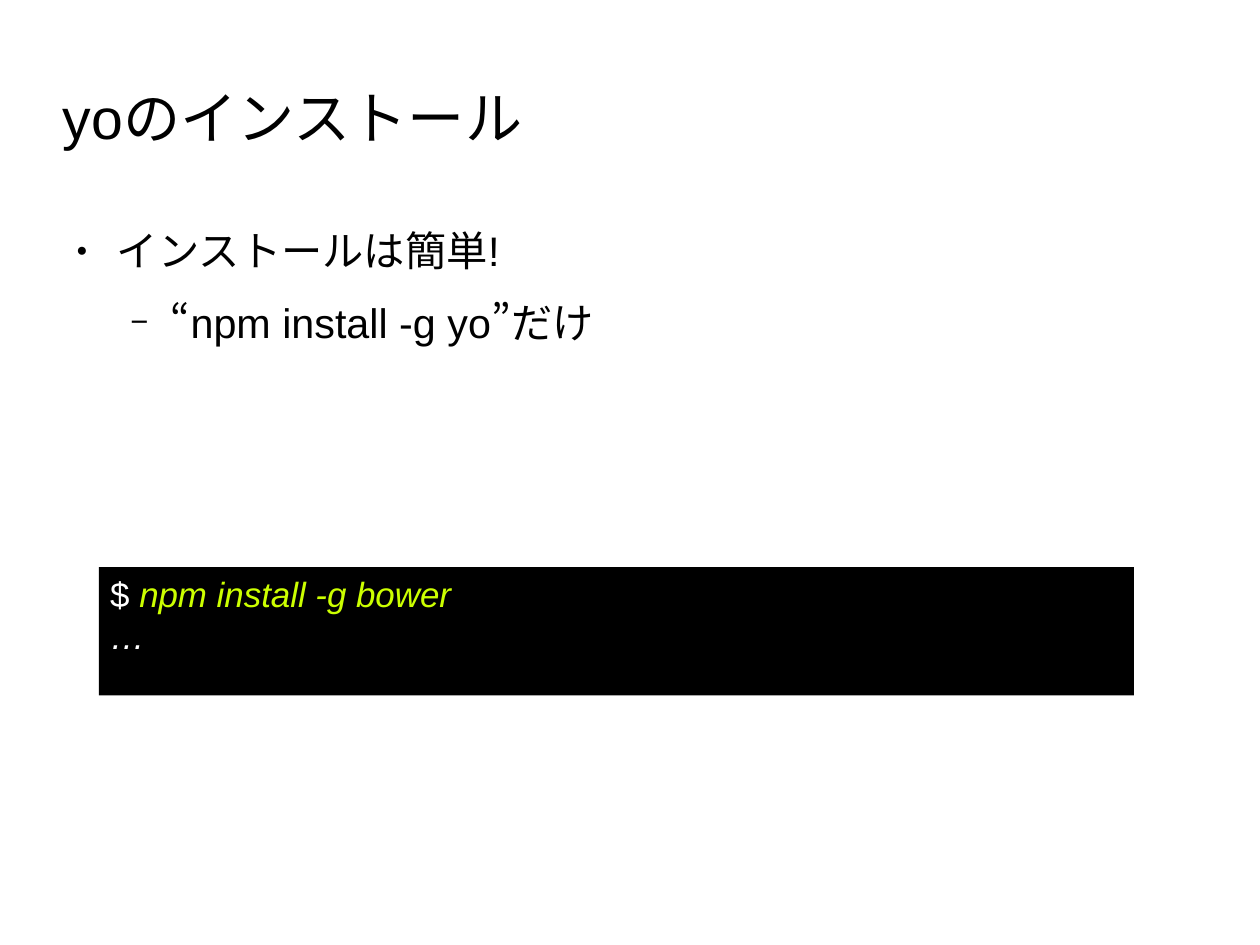
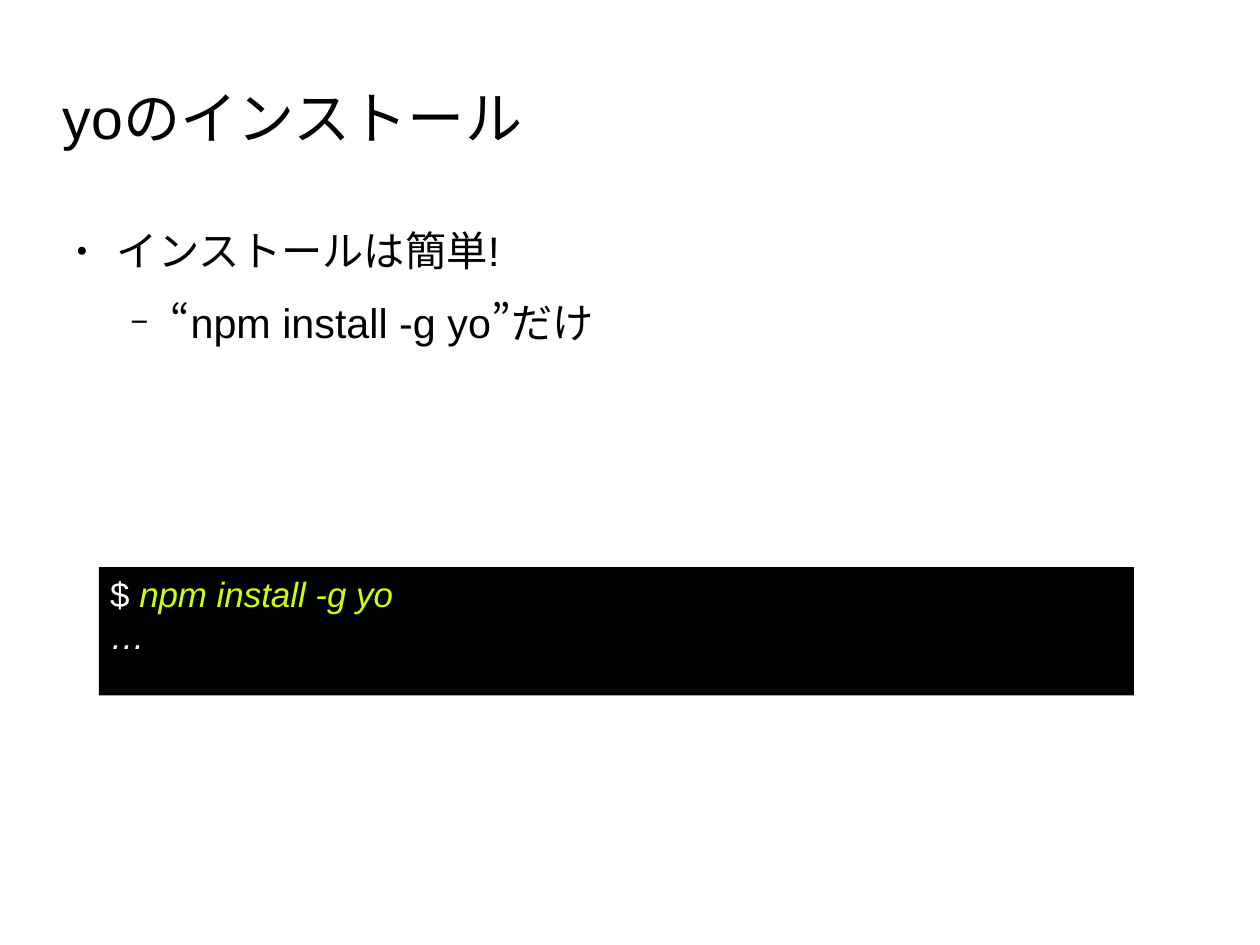
Before and after one commit to masakura/yeoman-presentation, a slide deck: slide 45 of yeoman-presentation.odp. Drawn at 1260x945 pixels with LibreOffice and Linux fonts; fonts in the diff are those of the drawing; background and template pictures are left out. Boxes give left, top, right and bottom in pixels: in the first picture for what was removed or moved away, otherwise in the second. Text is boxed around its words. In the diff, an @@ line names an element or a change of style, - is before the commit and + after.

```diff
--- a/yeoman-presentation.odp
+++ b/yeoman-presentation.odp
@@ text in rectangle at [139,581,393,614]: text changed @@
-$ npm install -g bower
+$ npm install -g yo
```
Also in this commit, not shown: 10 other slides changed, 11 slides added.
